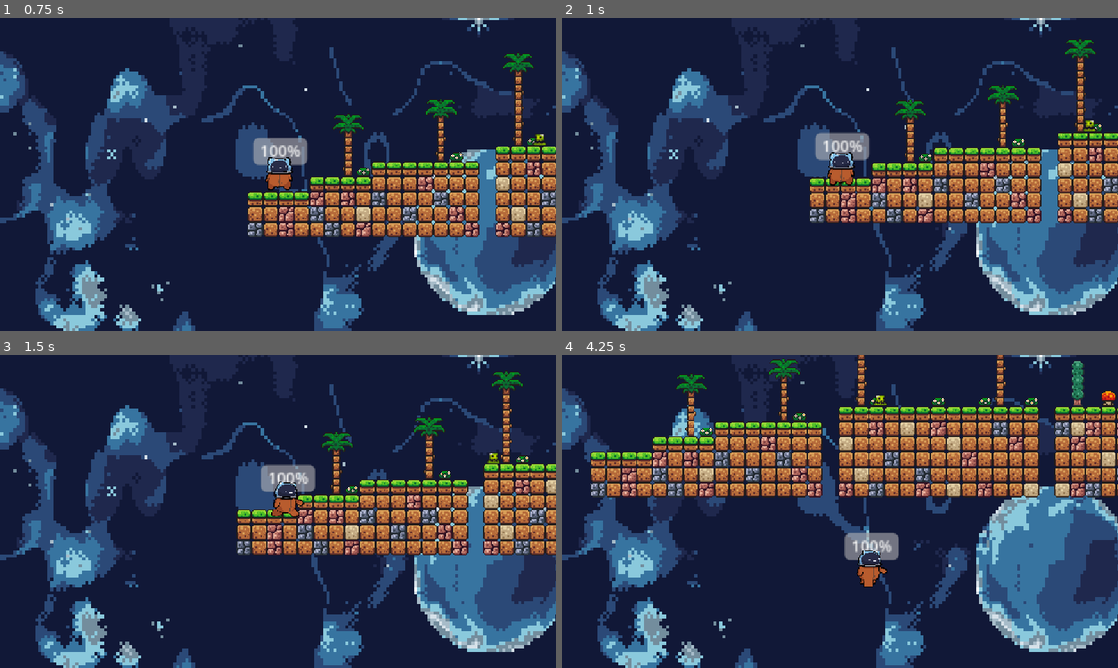
Above: before the commit, frames 1-4 (two rows, left to right).
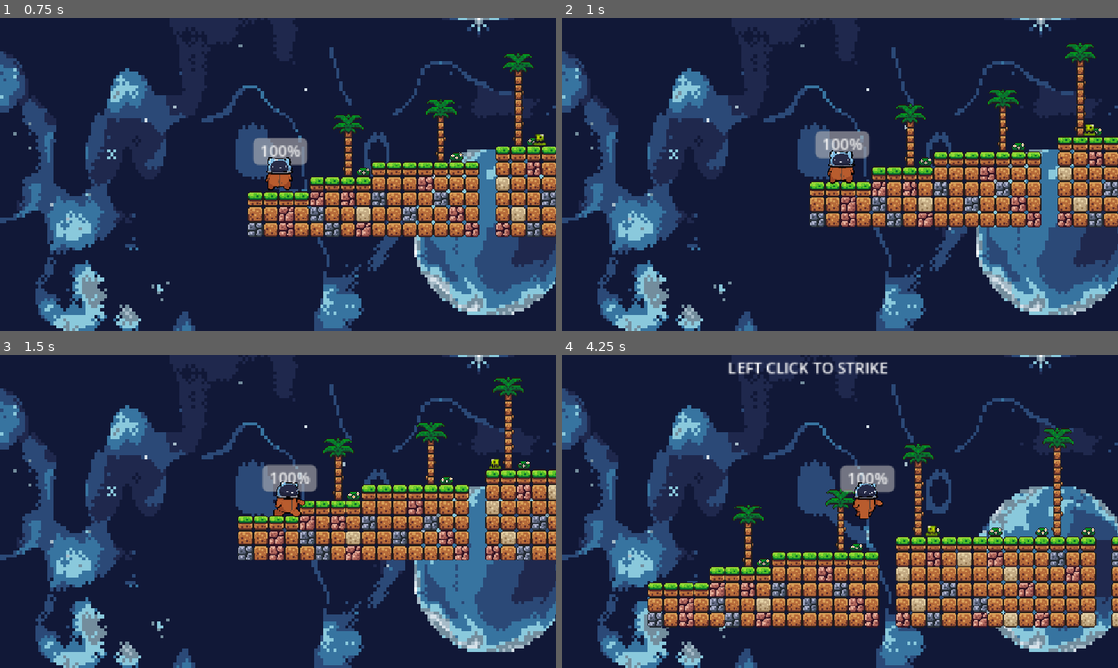
Above: after the commit, the same moments.

Repository: AC350144/FullyHacks2025
Game: Godot game, scene res://scenes/scene_switcher.tscn
Two runs of this game, one before a commit and one after it. Both use one fixed random seed, a clock stepped at 60 frames per second and the inputs below.
Inputs (mouse positions are in pixels of both pictures, inside the frame that each line leads up to):
- Up to frame 1 (0.75 s): click (77, 246) at 0.5 s
- Up to frame 2 (1 s): no input
- Up to frame 3 (1.5 s): tap Enter at 1.25 s; hold Right (move_right) from 1.28 s (still down)
- Up to frame 4 (4.25 s): tap Space (jump) at 1.52, 2.27, 3.77 s; tap Enter at 2, 2.75, 3.5 s; release Right (move_right) at 2.78 s; hold Left (move_left) 2.78-3.53 s; hold Right (move_right) from 3.53 s (still down)

Frame 1 is identical in both runs. In frame 2, 11% of the frame differs, in the area x 44-100%, y 6-67%; in frame 3, 13%; in frame 4, 44%, in the area x 5-100%, y 0-88%.

Commit message:
Collision dmg and player collision

Diff:
--- a/scenes/collision_box.tscn
+++ b/scenes/collision_box.tscn
@@ -1,9 +1,17 @@
-[gd_scene load_steps=2 format=3 uid="uid://cga0w5lgphsae"]
+[gd_scene load_steps=3 format=3 uid="uid://cga0w5lgphsae"]
 
 [ext_resource type="Script" uid="uid://d2gk44hfv3035" path="res://scripts/collision_box.gd" id="1_hpsin"]
 
+[sub_resource type="RectangleShape2D" id="RectangleShape2D_hpsin"]
+size = Vector2(10, 12)
+
 [node name="Collision_Box" type="Area2D"]
-collision_mask = 2
+collision_layer = 3
+collision_mask = 3
 script = ExtResource("1_hpsin")
 
+[node name="CollisionShape2D" type="CollisionShape2D" parent="."]
+position = Vector2(0, -6)
+shape = SubResource("RectangleShape2D_hpsin")
+
 [connection signal="body_entered" from="." to="." method="_on_body_entered"]
--- a/scenes/enemy_1.tscn
+++ b/scenes/enemy_1.tscn
@@ -73,7 +73,5 @@
 collision_mask = 3
 
 [node name="Collision_Box" parent="." instance=ExtResource("2_a1412")]
-collision_mask = 1
 
 [connection signal="timeout" from="Timer" to="." method="_on_timer_timeout"]
-[connection signal="body_entered" from="Collision_Box" to="." method="_on_collision_box_body_entered"]
--- a/scenes/main_menu.tscn
+++ b/scenes/main_menu.tscn
@@ -1,9 +1,9 @@
 [gd_scene load_steps=5 format=3 uid="uid://ua771g6s23r6"]
 
 [ext_resource type="Script" uid="uid://565w1cd32x72" path="res://scripts/main_menu.gd" id="1_m1wpv"]
-[ext_resource type="Texture2D" uid="uid://c7y4hm0x3ogjv" path="res://Assets/menu_buttons/play.png" id="2_wu84c"]
-[ext_resource type="Texture2D" uid="uid://b6yk4qgs8cgd5" path="res://Assets/menu_buttons/options.png" id="3_8ln24"]
-[ext_resource type="Texture2D" uid="uid://beh3ht2xp7jpk" path="res://Assets/menu_buttons/quit.png" id="4_rtw2f"]
+[ext_resource type="Texture2D" uid="uid://c7y4hm0x3ogjv" path="res://assets/menu_buttons/play.png" id="2_wu84c"]
+[ext_resource type="Texture2D" uid="uid://b6yk4qgs8cgd5" path="res://assets/menu_buttons/options.png" id="3_8ln24"]
+[ext_resource type="Texture2D" uid="uid://beh3ht2xp7jpk" path="res://assets/menu_buttons/quit.png" id="4_rtw2f"]
 
 [node name="Main Menu" type="Control"]
 layout_mode = 3
--- a/scenes/planet1.tscn
+++ b/scenes/planet1.tscn
@@ -1,10 +1,10 @@
-[gd_scene load_steps=8 format=4 uid="uid://bgnhpfenwt47y"]
+[gd_scene load_steps=8 format=4 uid="uid://ii8jh23o07h6"]
 
 [ext_resource type="Script" uid="uid://cobvte2gyquuq" path="res://scripts/planet_1.gd" id="1_3mkt7"]
-[ext_resource type="Texture2D" uid="uid://couhbxrmoptwa" path="res://Assets/brackeys_platformer_assets/sprites/world_tileset.png" id="1_c3u4w"]
+[ext_resource type="Texture2D" uid="uid://couhbxrmoptwa" path="res://assets/brackeys_platformer_assets/sprites/world_tileset.png" id="1_c3u4w"]
 [ext_resource type="PackedScene" path="res://scenes/parallax.tscn" id="2_chng0"]
 [ext_resource type="PackedScene" uid="uid://bmou7yquaeulc" path="res://scenes/player.tscn" id="3_3mkt7"]
-[ext_resource type="PackedScene" uid="uid://bns5ci8vwqgo8" path="res://scenes/enemy_1.tscn" id="4_chng0"]
+[ext_resource type="PackedScene" uid="uid://cl38fvqorqh51" path="res://scenes/enemy_1.tscn" id="4_chng0"]
 
 [sub_resource type="TileSetAtlasSource" id="TileSetAtlasSource_rghbl"]
 texture = ExtResource("1_c3u4w")
--- a/scenes/player.tscn
+++ b/scenes/player.tscn
@@ -1,8 +1,8 @@
 [gd_scene load_steps=10 format=3 uid="uid://bmou7yquaeulc"]
 
 [ext_resource type="Script" uid="uid://bwlv4tiaursei" path="res://scripts/player.gd" id="1_3vyb7"]
-[ext_resource type="Texture2D" uid="uid://c8nbgksj0uxit" path="res://Assets/friend/walking_sprite_sheet/sprite_sheet_walking.png" id="2_g2els"]
-[ext_resource type="Texture2D" uid="uid://dp20uu8nff8it" path="res://Assets/friend/idle_sprite_sheet/idle_sheet.png" id="3_qhqgy"]
+[ext_resource type="Texture2D" uid="uid://c8nbgksj0uxit" path="res://assets/friend/walking_sprite_sheet/sprite_sheet_walking.png" id="2_g2els"]
+[ext_resource type="Texture2D" uid="uid://dp20uu8nff8it" path="res://assets/friend/idle_sprite_sheet/idle_sheet.png" id="3_qhqgy"]
 
 [sub_resource type="Animation" id="Animation_qlg0r"]
 length = 0.001
@@ -245,7 +245,7 @@
 speed_scale = 5.0
 
 [node name="CollisionShape2D" type="CollisionShape2D" parent="."]
-position = Vector2(7, -8)
+position = Vector2(7, -2)
 shape = SubResource("CircleShape2D_3v2ag")
 
 [node name="Camera2D" type="Camera2D" parent="."]
--- a/scripts/player.gd
+++ b/scripts/player.gd
@@ -33,8 +33,8 @@
 
 #MOVEMENT AND GRAVITY FUNCTIONALITY
 
-const SPEED = 300.0
-const JUMP_VELOCITY = -400.0
+const SPEED = 150.0
+const JUMP_VELOCITY = -300.0
 
 var gravity = ProjectSettings.get_setting("physics/2d/default_gravity")
 
Not shown, changed: Assets/brackeys_platformer_assets/fonts/PixelOperator8-Bold.ttf.import
Not shown, changed: Assets/brackeys_platformer_assets/fonts/PixelOperator8.ttf.import
Not shown, changed: Assets/brackeys_platformer_assets/music/time_for_adventure.mp3.import
Not shown, changed: Assets/brackeys_platformer_assets/sounds/coin.wav.import
Not shown, changed: Assets/brackeys_platformer_assets/sounds/explosion.wav.import
Not shown, changed: Assets/brackeys_platformer_assets/sounds/hurt.wav.import
Not shown, changed: Assets/brackeys_platformer_assets/sounds/jump.wav.import
Not shown, changed: Assets/brackeys_platformer_assets/sounds/power_up.wav.import
Not shown, changed: Assets/brackeys_platformer_assets/sounds/tap.wav.import
Not shown, changed: Assets/brackeys_platformer_assets/sprites/coin.png.import
Not shown, changed: Assets/brackeys_platformer_assets/sprites/fruit.png.import
Not shown, changed: Assets/brackeys_platformer_assets/sprites/knight.png.import
(and 14 more such lines)
